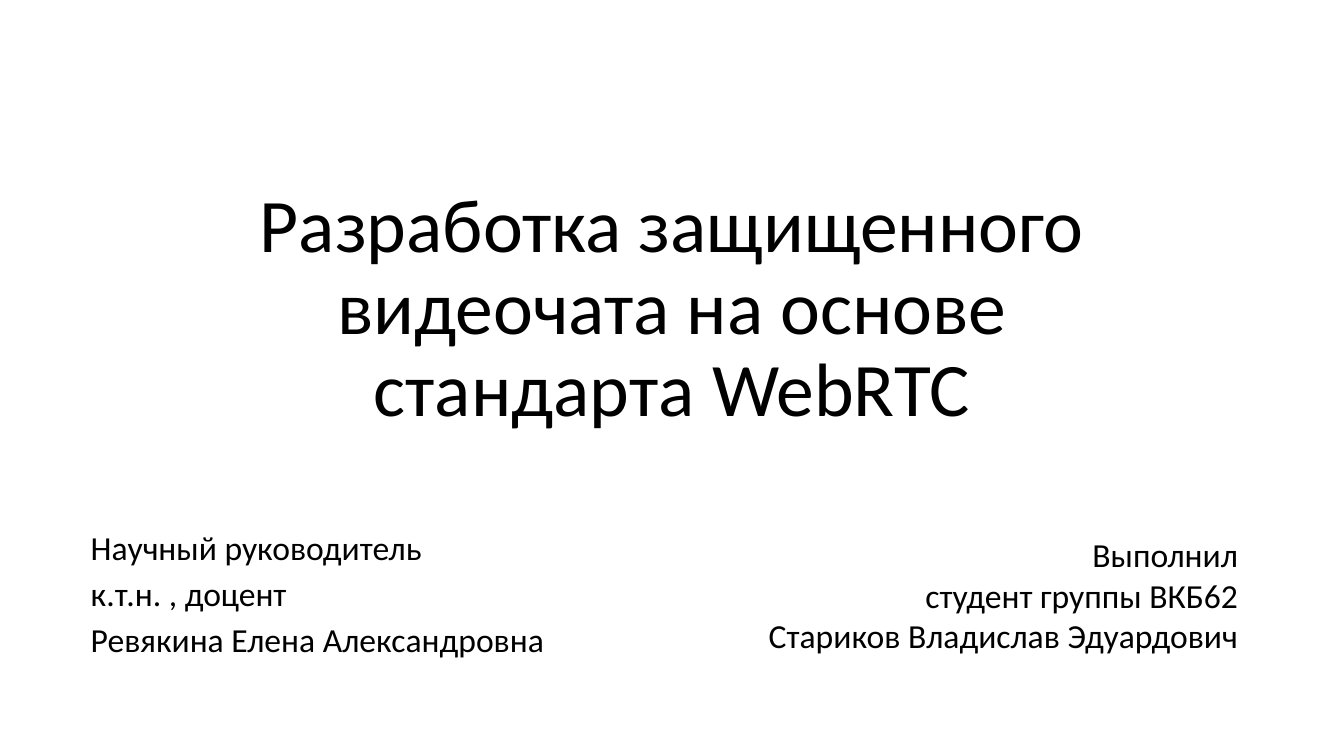
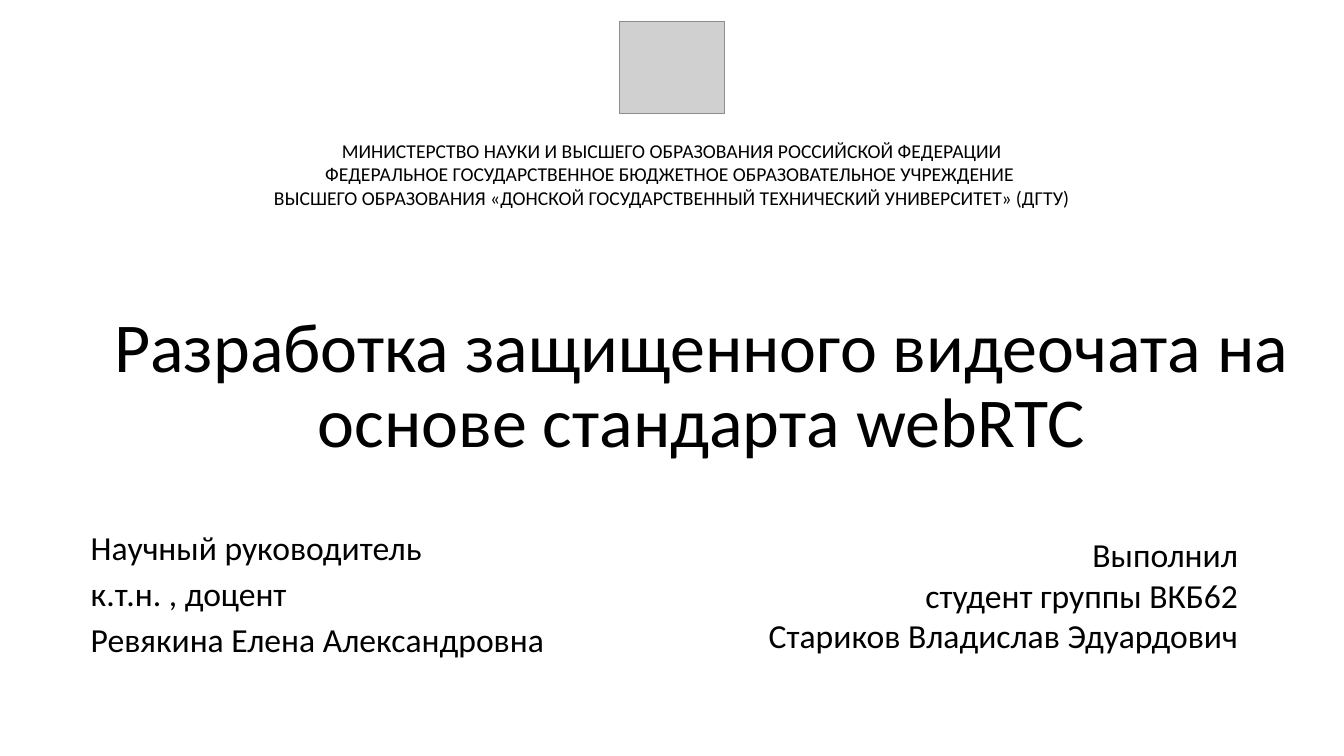
Before and after one commit to vladstarikov88/diploma, a slide deck: slide 1 of presentation.pptx. Drawn at 1344x756 pixels with LibreOffice and Linux fonts; fonts in the diff are those of the drawing; grey boxes stand for pictures. Boxes give left, top, right and bottom in pixels: in the first picture for what was removed or moved away, otherwise in the second. Text is boxed around its words. In the diff, an @@ line names an element or a change of style, - is before the commit and + after.

```diff
--- a/presentation.pptx
+++ b/presentation.pptx
@@ picture added at (619, 21, 724, 114) @@
@@ text added at (274, 142, 1069, 208), 14 pt, text #000000 @@
+МИНИСТЕРСТВО НАУКИ И ВЫСШЕГО ОБРАЗОВАНИЯ РОССИЙСКОЙ ФЕДЕРАЦИИ
+ФЕДЕРАЛЬНОЕ ГОСУДАРСТВЕННОЕ БЮДЖЕТНОЕ ОБРАЗОВАТЕЛЬНОЕ УЧРЕЖДЕНИЕ
+ВЫСШЕГО ОБРАЗОВАНИЯ «ДОНСКОЙ ГОСУДАРСТВЕННЫЙ ТЕХНИЧЕСКИЙ УНИВЕРСИТЕТ» (ДГТУ)
@@ title at (114, 324, 1288, 459): text changed; size 54 to 50 pt @@
-Разработка защищенного видеочата на основе стандарта WebRTC
+Разработка защищенного видеочата на основе стандарта webRTC
```
Also in this commit, not shown: 6 other slides changed, 10 slides added, 10 slides removed, 4 other files.
